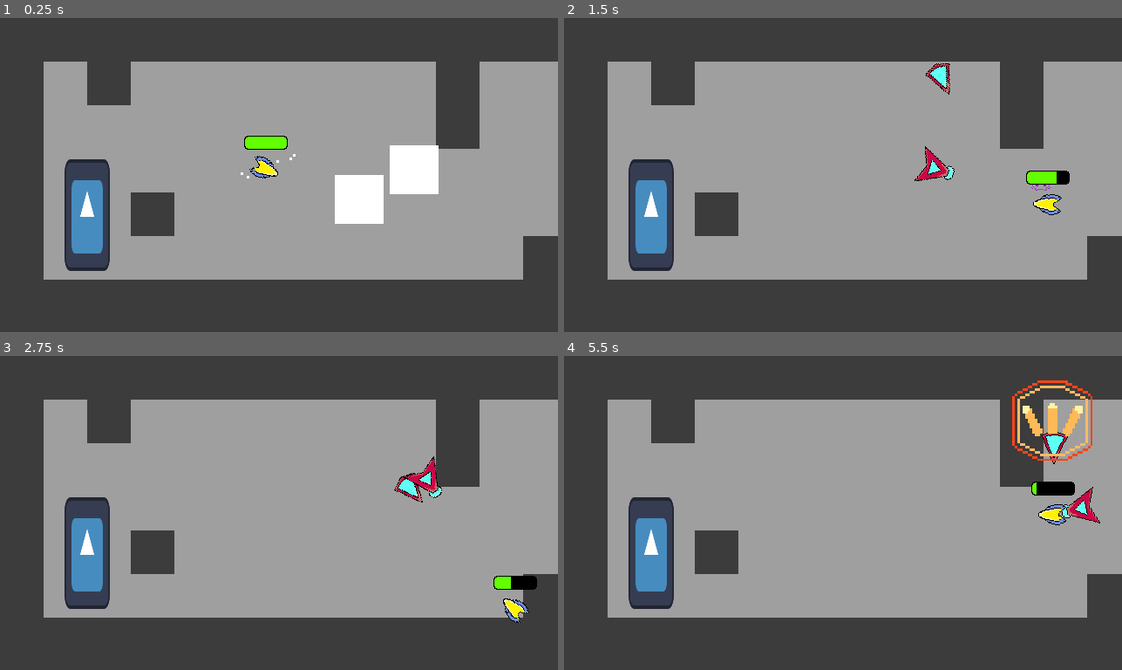
Above: before the commit, frames 1-4 (two rows, left to right).
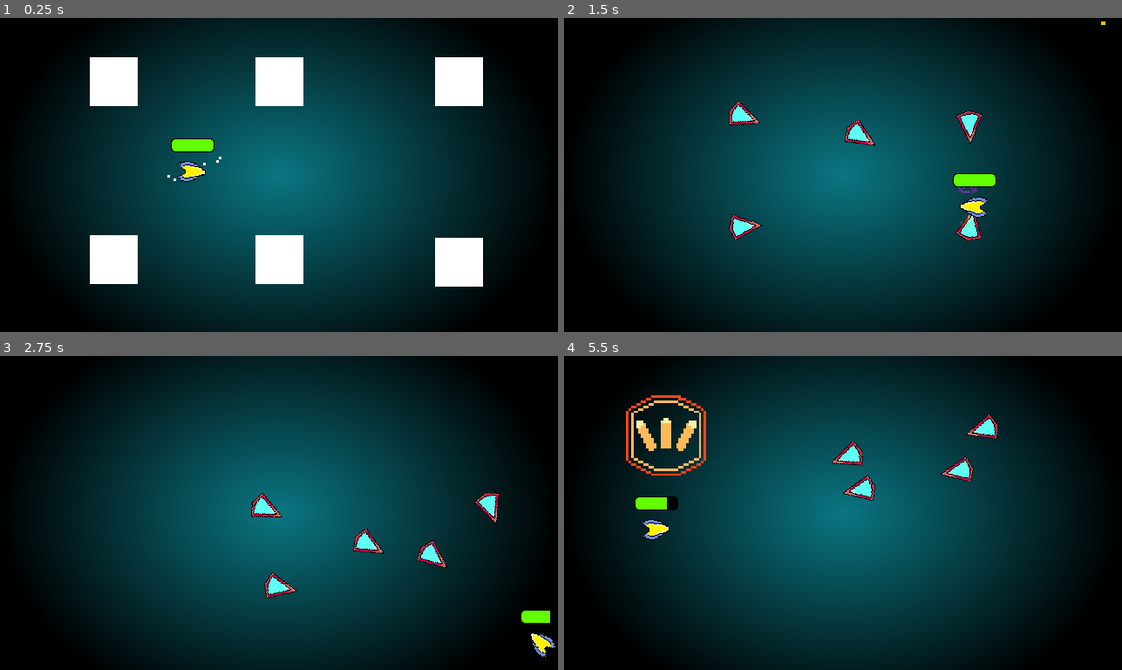
Above: after the commit, the same moments.

Repository: Nick98765432/Space-Blast
Game: Godot game, scene res://Levels/Level 1.tscn
The game is run twice, just before and just after one commit, with the same random seed, the same clock (stepped at 60 frames per second) and the same inputs. Before the commit the project starts from res://Levels/node_2d.tscn. The engine's default icon, where the game draws it, is replaced by a stand-in: a white triangle on a blue panel in a dark square. Sound files missing from this copy of the repository are replaced by a short silence.
Inputs (mouse positions are in pixels of both pictures, inside the frame that each line leads up to):
- Up to frame 1 (0.25 s): no input
- Up to frame 2 (1.5 s): move the mouse to (965, 159) at 0.52 s; hold D (right) 0.53-1.28 s; right-click (965, 159) at 0.6 s; move the mouse to (731, 190) at 1.27 s; hold S (down) from 1.28 s (still down); tap 3 (fullAuto) at 1.35 s
- Up to frame 3 (2.75 s): move the mouse to (334, 443) at 2.02 s; release S (down) at 2.03 s; hold D (right) from 2.03 s (still down); tap E (interact) at 2.1 s
- Up to frame 4 (5.5 s): move the mouse to (815, 575) at 2.77 s; release D (right) at 2.78 s; hold W (up) 2.78-3.53 s; tap Space (parry) at 2.85 s; move the mouse to (1010, 560) at 3.52 s; press the mouse at (1010, 560) at 3.53 s; hold A (left) 3.53-5.03 s; move the mouse to (675, 465) at 4.27 s; release the mouse at (675, 465) at 4.28 s; tap 1 (shot) at 4.35 s; move the mouse to (870, 513) at 5.02 s; hold S (down) from 5.03 s (still down); tap 2 (shotgun) at 5.1 s

The runs differ from the first frame. In frame 1, 100% of the frame differs, in the area x 0-100%, y 0-100%; in frame 2, 100%; in frame 3, 100%; in frame 4, 100%.

Commit message:
more sounds
added SFX for shooting

Diff:
--- a/project.godot
+++ b/project.godot
@@ -11,7 +11,7 @@
 [application]
 
 config/name="Space Blast the Remake"
-run/main_scene="res://Levels/node_2d.tscn"
+run/main_scene="res://Levels/Level 1.tscn"
 config/features=PackedStringArray("4.3", "Mobile")
 config/icon="res://Levels/Sprites and Assets/icon.svg"
 
